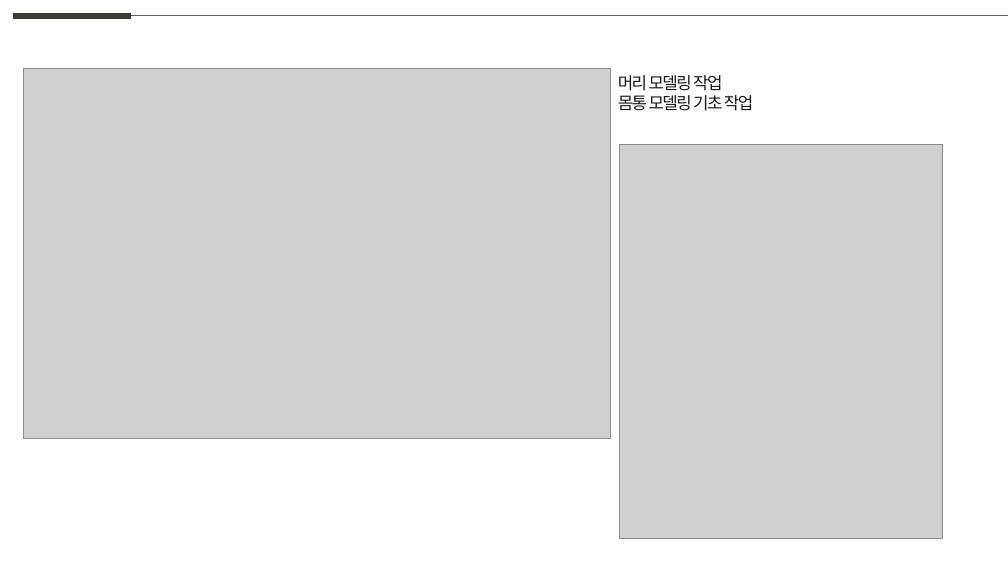
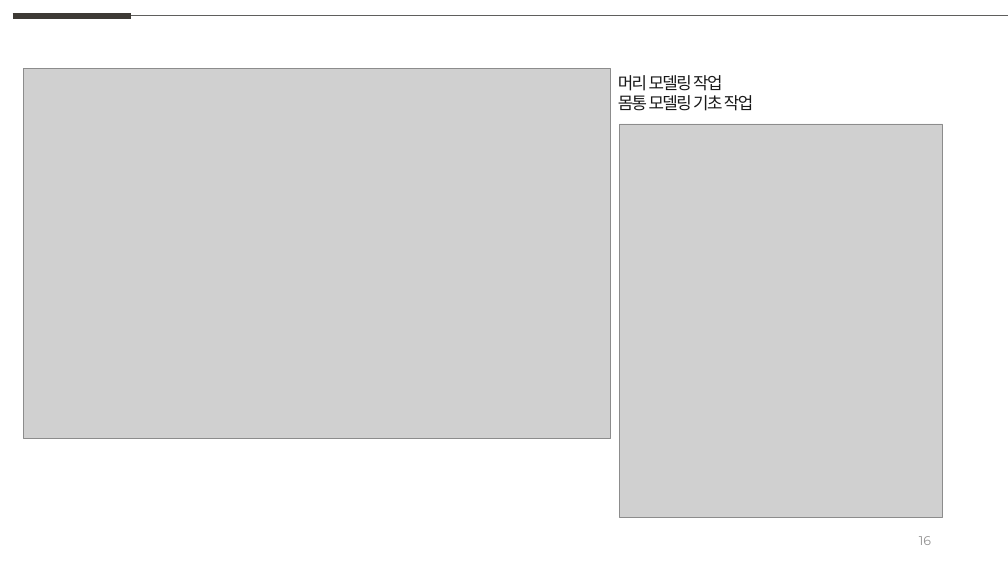
Before and after one commit to weaknessHero/Project_AvatarS, a slide deck: slide 16 of 발표자료/230316/PPT_230316.pptx. Drawn at 1008x567 pixels with LibreOffice and Linux fonts; fonts in the diff are those of the drawing; grey boxes stand for pictures. Boxes give left, top, right and bottom in pixels: in the first picture for what was removed or moved away, otherwise in the second. Text is boxed around its words. In the diff, an @@ line names an element or a change of style, - is before the commit and + after.

```diff
--- a/발표자료/230316/PPT_230316.pptx
+++ b/발표자료/230316/PPT_230316.pptx
@@ picture: place and size @@
-picture at [620,145,943,538]
+picture at [620,124,943,517]
@@ page number added at [919,536,931,545], 12 pt, text #919191 @@
+16
```
Also in this commit, not shown: 25 other slides changed.
